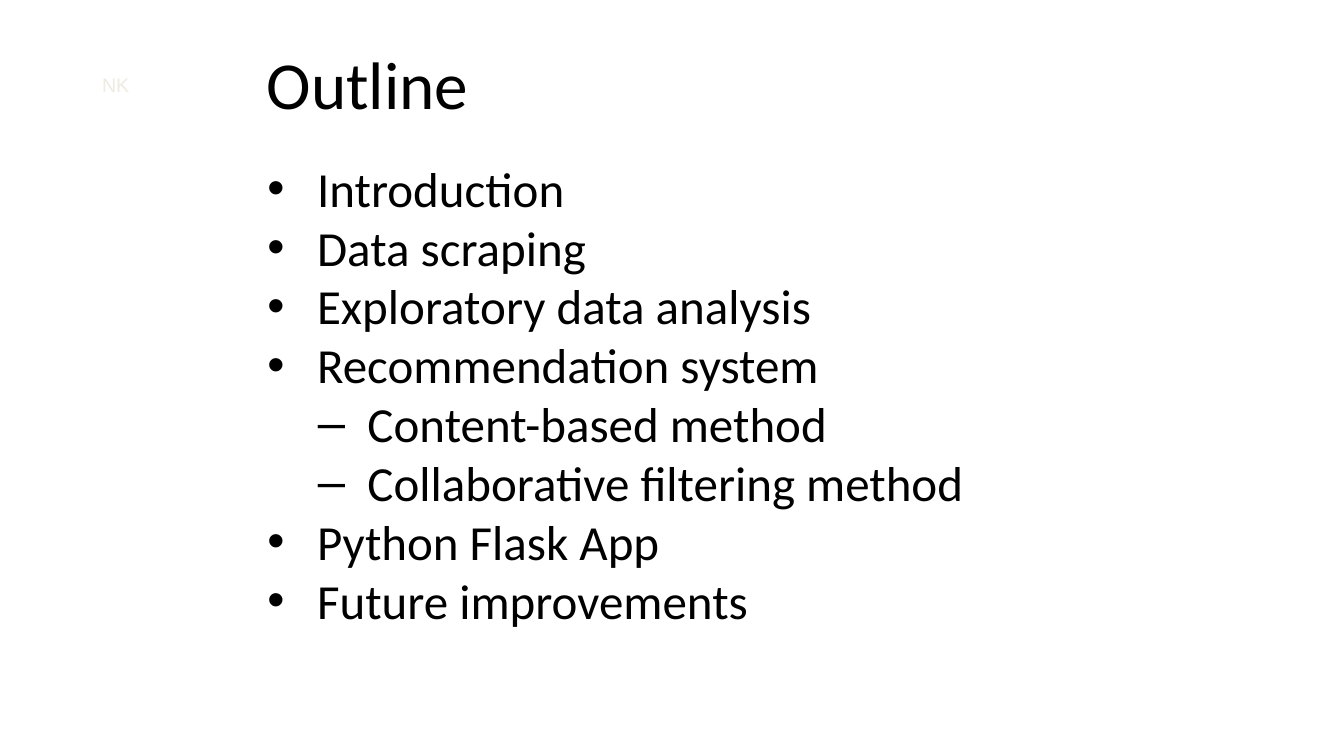
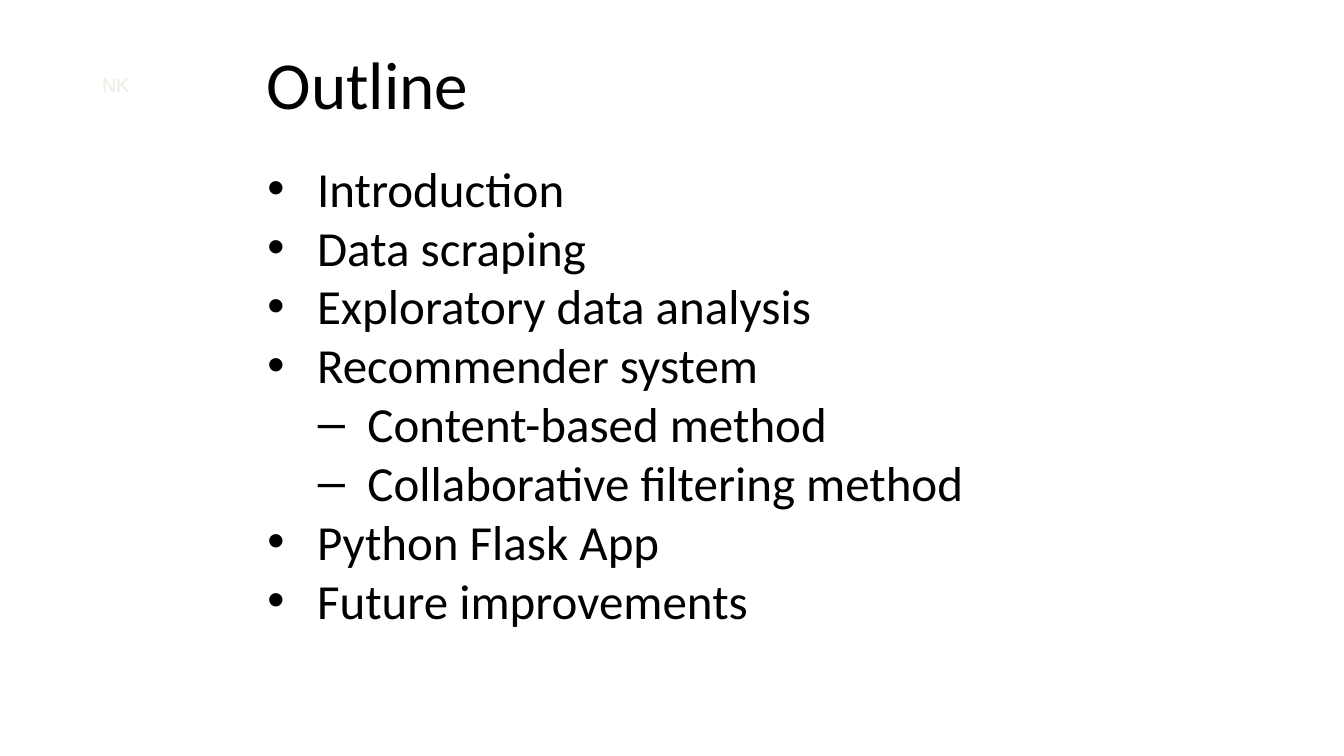
Before and after one commit to nycdatasci/bootcamp007_project, a slide deck: slide 2 of Project5-Capstone/Beerology/Ninkasi Capstone Presentation.pptx. Drawn at 1344x756 pixels with LibreOffice and Linux fonts; fonts in the diff are those of the drawing; background and template pictures are left out. Boxes give left, top, right and bottom in pixels: in the first picture for what was removed or moved away, otherwise in the second. Text is boxed around its words. In the diff, an @@ line names an element or a change of style, - is before the commit and + after.

```diff
--- a/Project5-Capstone/Beerology/Ninkasi Capstone Presentation.pptx
+++ b/Project5-Capstone/Beerology/Ninkasi Capstone Presentation.pptx
@@ text at <box>317,349,758,391</box>: text changed @@
-• Recommendation system
+• Recommender system
```
Also in this commit, not shown: 12 other slides changed, 1 other file.
